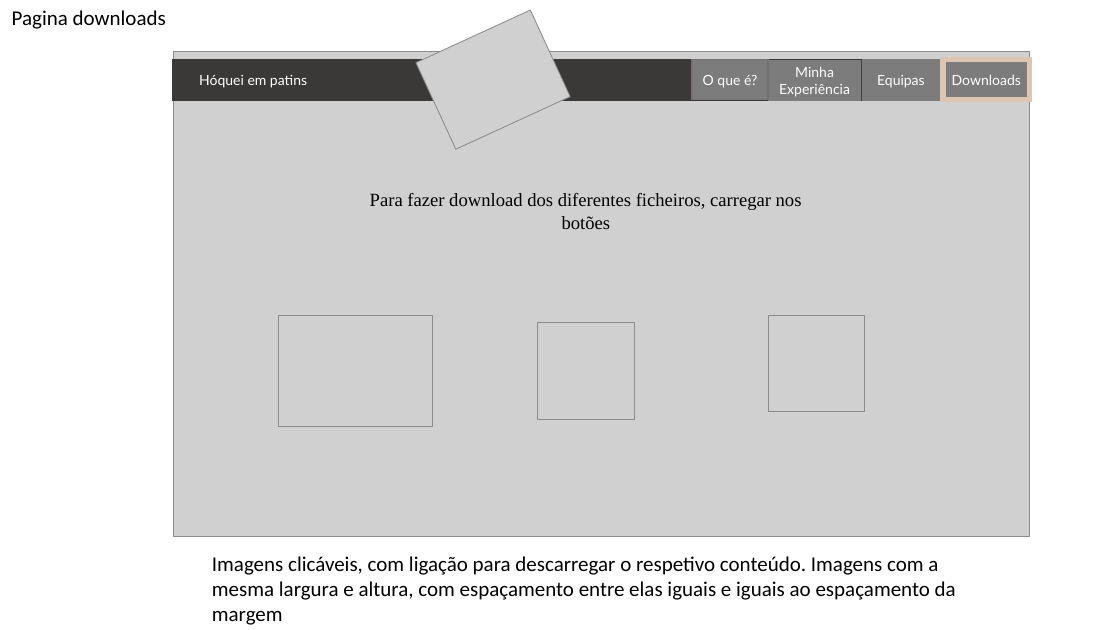
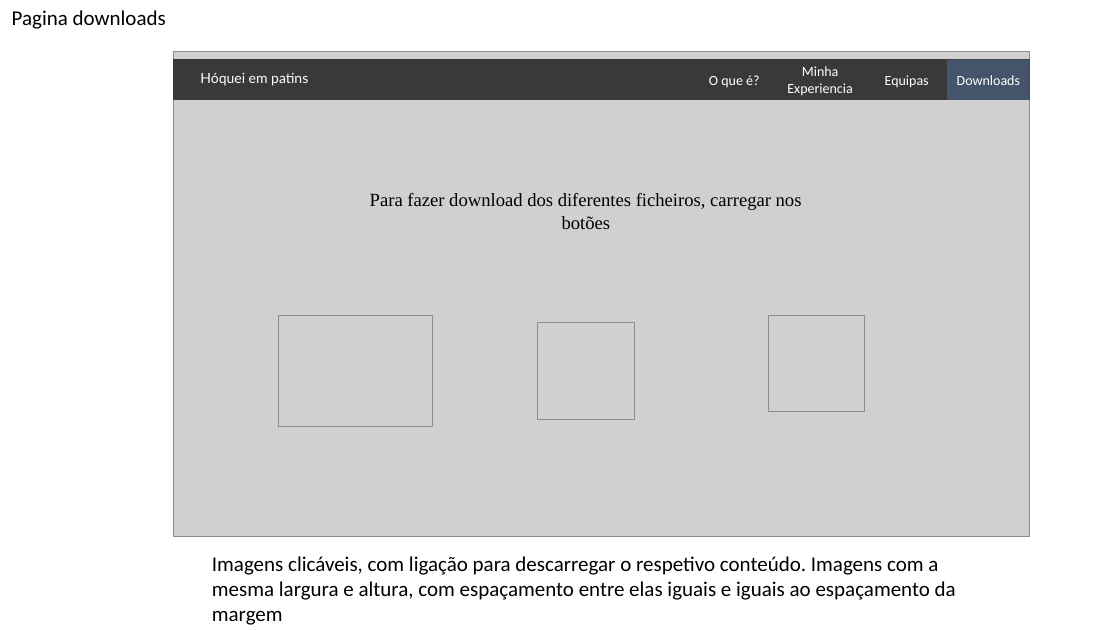
Before and after one commit to nunominhoto/SIE_Projects, a slide deck: slide 17 of Personal_website/NunoMinhoto_Mockup.pptx. Drawn at 1120x630 pixels with LibreOffice and Linux fonts; fonts in the diff are those of the drawing; grey boxes stand for pictures. Boxes give left, top, right and bottom in pixels: in the first picture for what was removed or moved away, otherwise in the second. Text is boxed around its words. In the diff, an @@ line names an element or a change of style, - is before the commit and + after.

```diff
--- a/Personal_website/NunoMinhoto_Mockup.pptx
+++ b/Personal_website/NunoMinhoto_Mockup.pptx
@@ picture removed at (416,10,570,150) @@
@@ text "O que é?" at (709,75,759,87): font Lato to Calibri; fill #7C7C7C to none; outline #767171 1 pt to none @@
@@ 3 texts: place and size @@
-3 texts at (692,60,940,101)
+3 texts at (709,66,929,95)
@@ text "Minha Experiencia" at (787,66,852,95): fill #7C7C7C to none; outline #7C7C7C 0.25 pt to none @@
@@ text at (787,66,852,95): text changed; font Lato to Calibri @@
-Minha Experiência
+Minha Experiencia
@@ text "Equipas" at (885,75,929,88): font Lato to Calibri; fill #7C7C7C to none; outline #7C7C7C 0.25 pt to none @@
@@ rectangle "Downloads": place and size @@
-rectangle "Downloads" at (944,60,1030,100)
+rectangle "Downloads" at (948,60,1030,100)
@@ rectangle "Downloads" at (948,60,1030,100): font Lato to Calibri; fill #7C7C7C to #44546A; outline #DDC6B1 4.5 pt to none @@
```
Also in this commit, not shown: 7 other slides changed, 33 other files.
